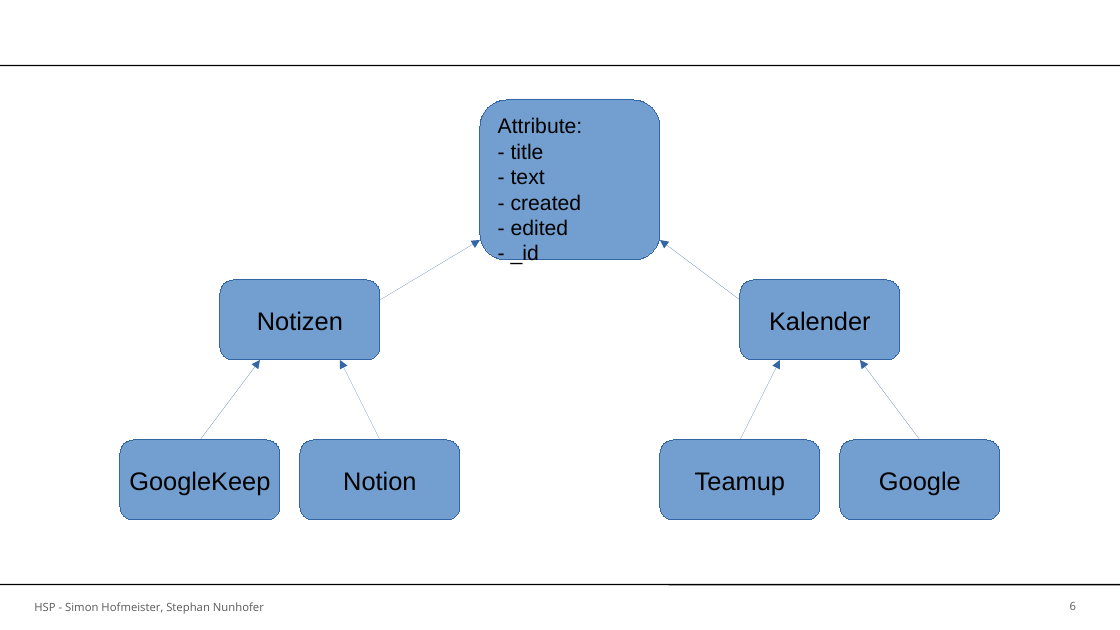
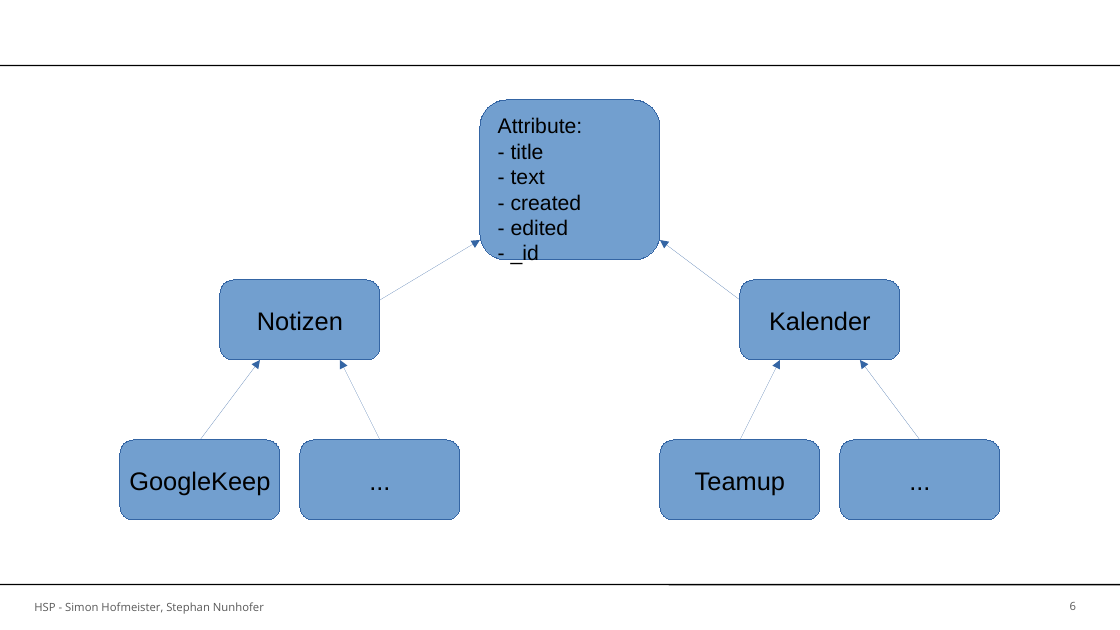
Before and after one commit to SimonHofmeister1992/HSP-Project-SaaS_Data_Conversion_Tool, a slide deck: slide 6 of docs/presentation/Abschlusspraestenation.odp. Drawn at 1120x630 pixels with LibreOffice and Linux fonts; fonts in the diff are those of the drawing; background and template pictures are left out. Boxes give left, top, right and bottom in pixels: in the first picture for what was removed or moved away, otherwise in the second. Text is boxed around its words. In the diff, an @@ line names an element or a change of style, - is before the commit and + after.

```diff
--- a/docs/presentation/Abschlusspraestenation.odp
+++ b/docs/presentation/Abschlusspraestenation.odp
@@ text in rounded rectangle at [343,471,416,491]: text changed @@
-Notion
+...
@@ text in rounded rectangle at [879,471,961,495]: text changed @@
-Google
+...
```
Also in this commit, not shown: 4 other slides changed.
